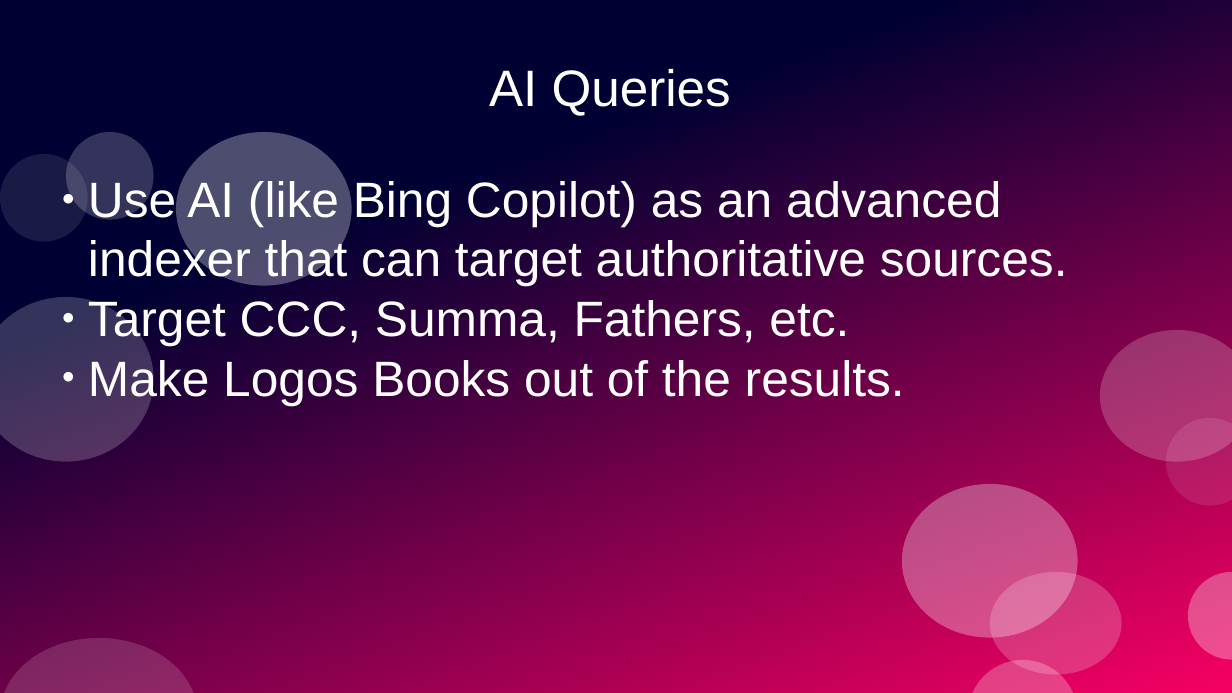
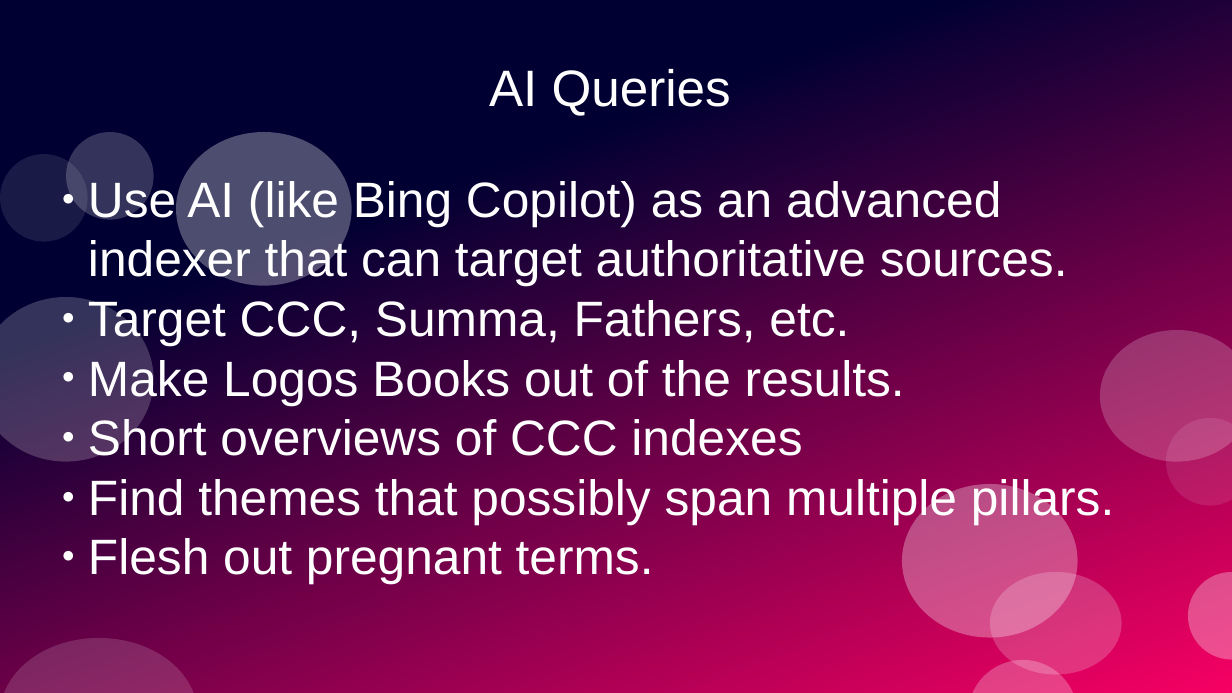
Before and after one commit to stevemac321/Catechist, a slide deck: slide 8 of Mastery.pptx. Drawn at 1232x693 pixels with LibreOffice and Linux fonts; fonts in the diff are those of the drawing. Boxes give left, top, right and bottom in pixels: in the first picture for what was removed or moved away, otherwise in the second. Text is boxed around its words. In the diff, an @@ line names an element or a change of style, - is before the commit and + after.

```diff
--- a/Mastery.pptx
+++ b/Mastery.pptx
@@ subtitle at <box>88,416,1114,584</box>: paragraphs added @@
+● Short overviews of CCC indexes
+● Find themes that possibly span multiple pillars.
+● Flesh out pregnant terms.
```
Also in this commit, not shown: 2 other slides changed.
